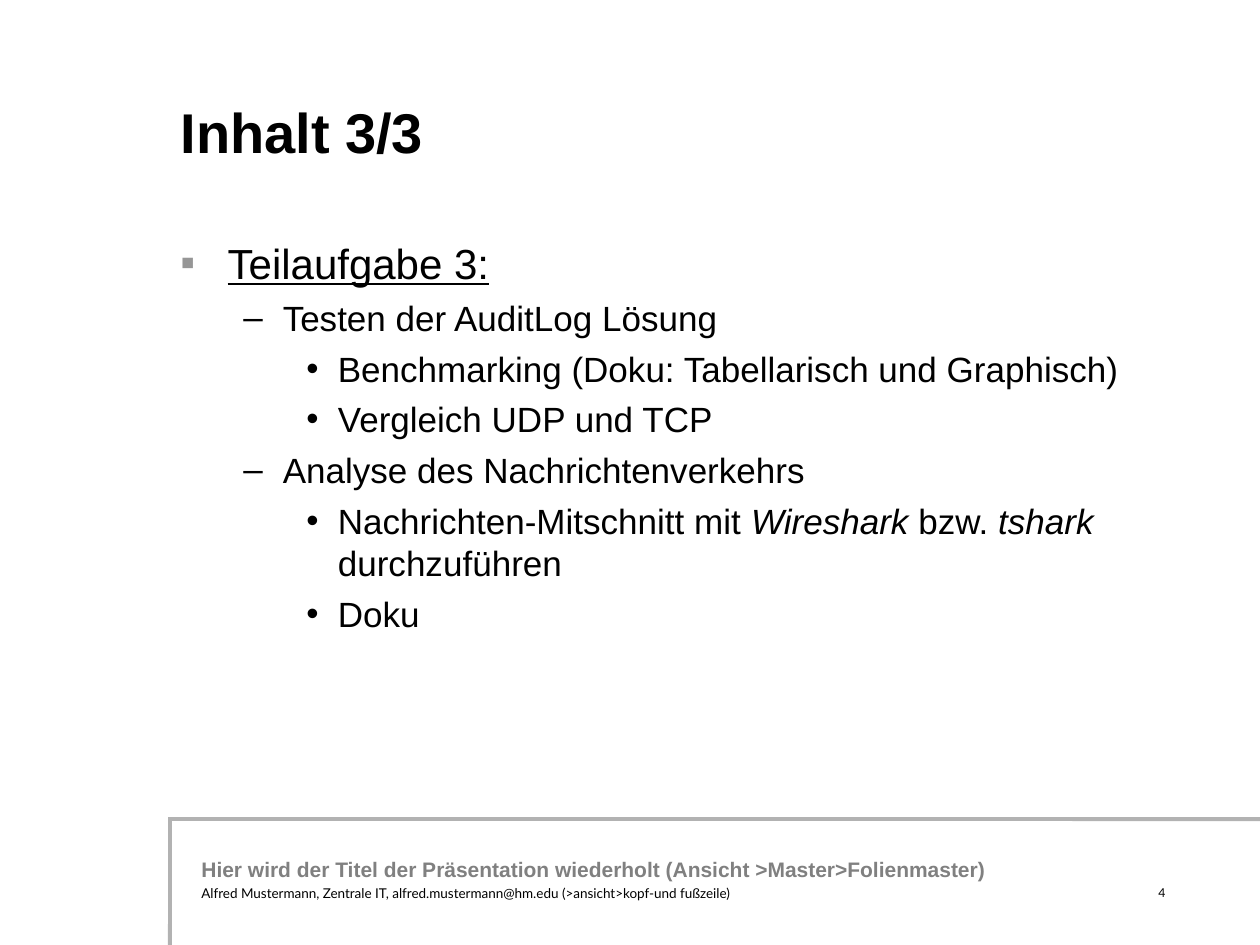
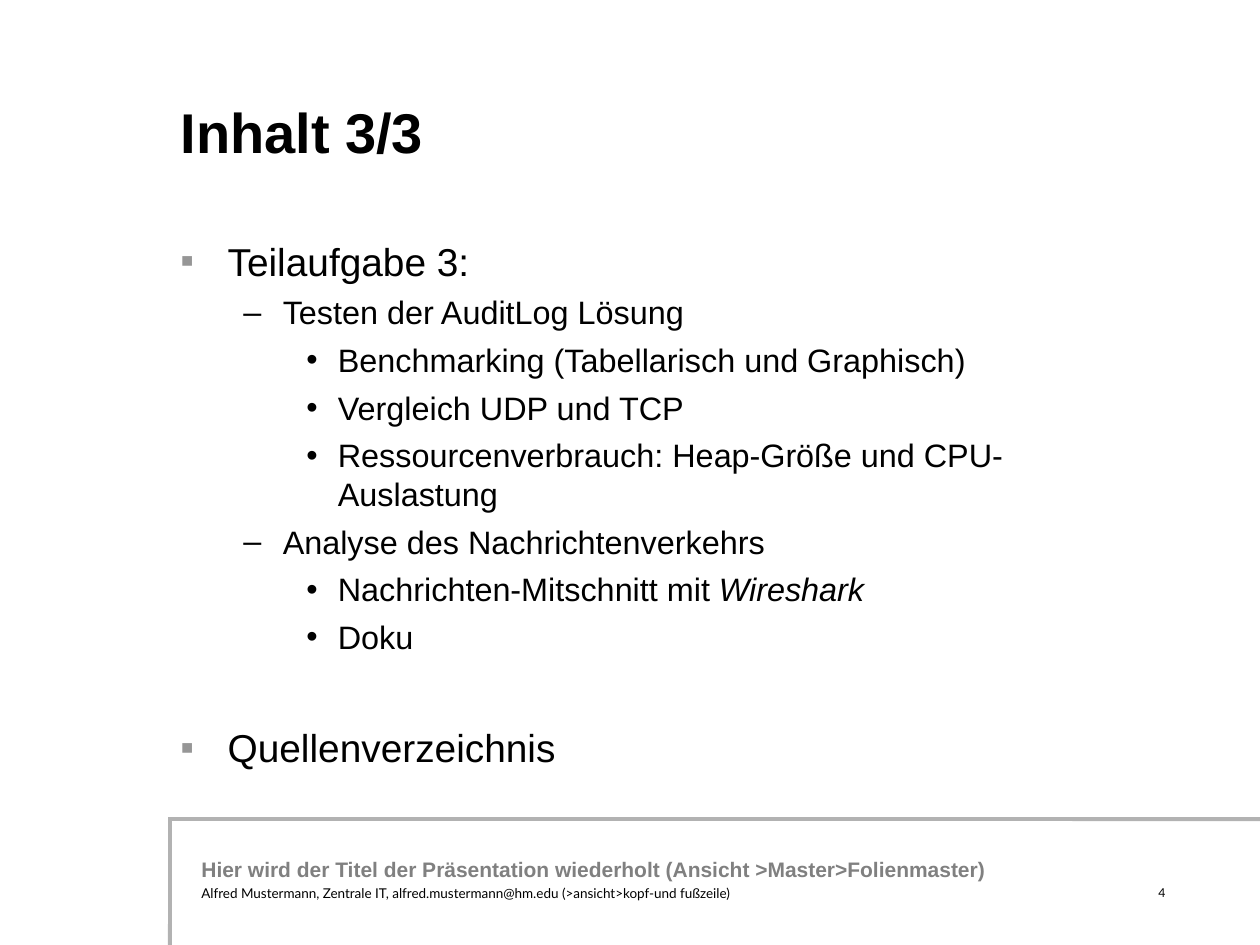
Before and after one commit to simonsymhoven/Datenkommunikation, a slide deck: slide 4 of Aufgabe 1/powerpointpraesentation.ppt. Drawn at 1260x945 pixels with LibreOffice and Linux fonts; fonts in the diff are those of the drawing; background and template pictures are left out. Boxes give left, top, right and bottom in pixels: in the first picture for what was removed or moved away, otherwise in the second. Text is boxed around its words. In the diff, an @@ line names an element or a change of style, - is before the commit and + after.

```diff
--- a/Aufgabe 1/powerpointpraesentation.ppt
+++ b/Aufgabe 1/powerpointpraesentation.ppt
@@ text at (228, 248, 765, 650): size 24 to 22.2 pt, underline off in "Teilaufgabe 3:"; size 20 to 18.5 pt in "Testen der AuditLog Lösung", "Vergleich UDP und TCP", "Analyse des Nachrichtenverkehrs", "Doku" @@
@@ text at (338, 348, 965, 378): text changed; size 20 to 18.5 pt @@
-    • Benchmarking (Doku: Tabellarisch und Graphisch)
+    • Benchmarking (Tabellarisch und Graphisch)
@@ text at (338, 443, 1003, 512): paragraph added @@
+    • Ressourcenverbrauch: Heap-Größe und CPU-Auslastung
@@ text at (338, 577, 864, 602): text changed; size 20 to 18.5 pt @@
-    • Nachrichten-Mitschnitt mit Wireshark bzw. tshark durchzuführen
+    • Nachrichten-Mitschnitt mit Wireshark
@@ text at (228, 734, 556, 769): paragraph added @@
+▪ Quellenverzeichnis
```
Also in this commit, not shown: 20 other slides changed, 4 slides added, 1 slide removed, 3 other files.
